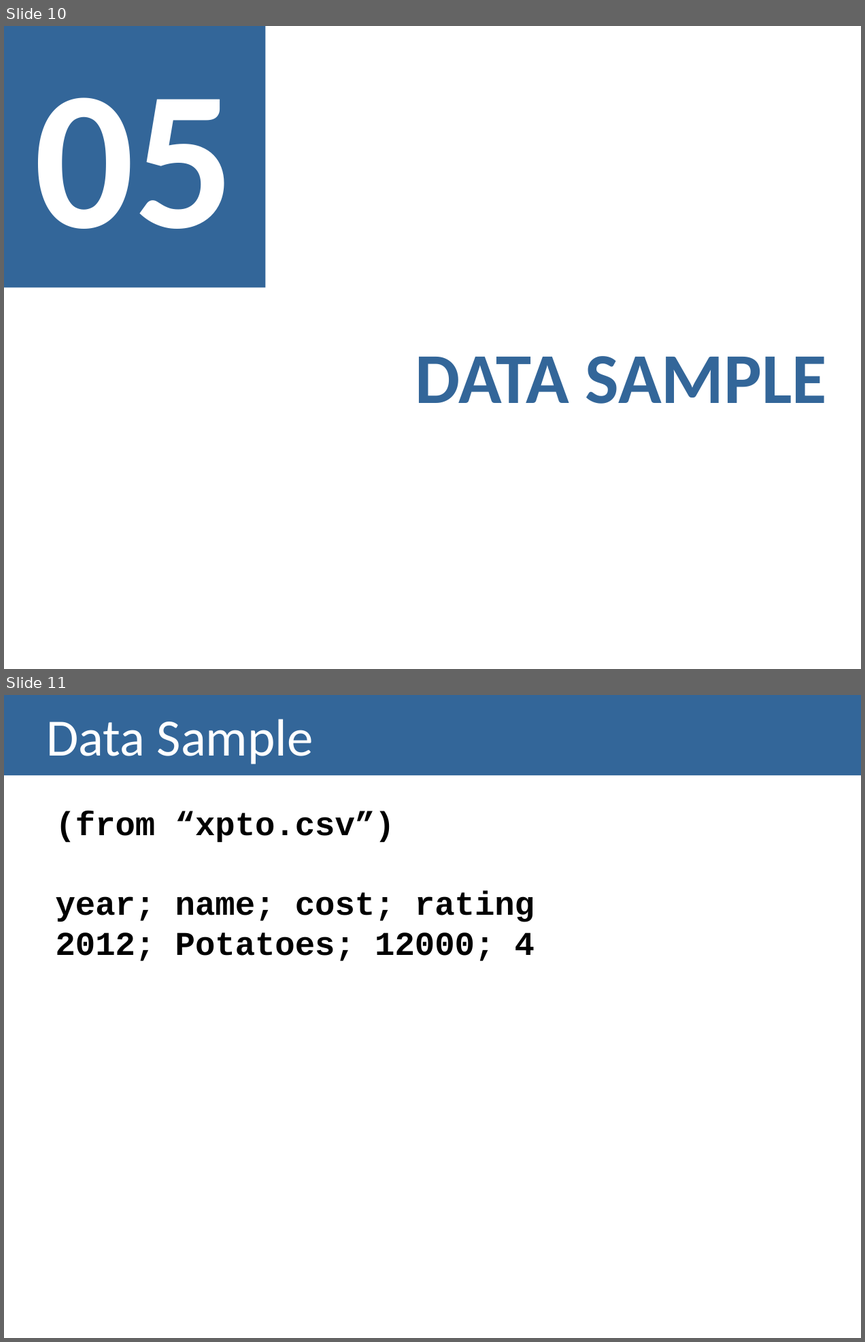
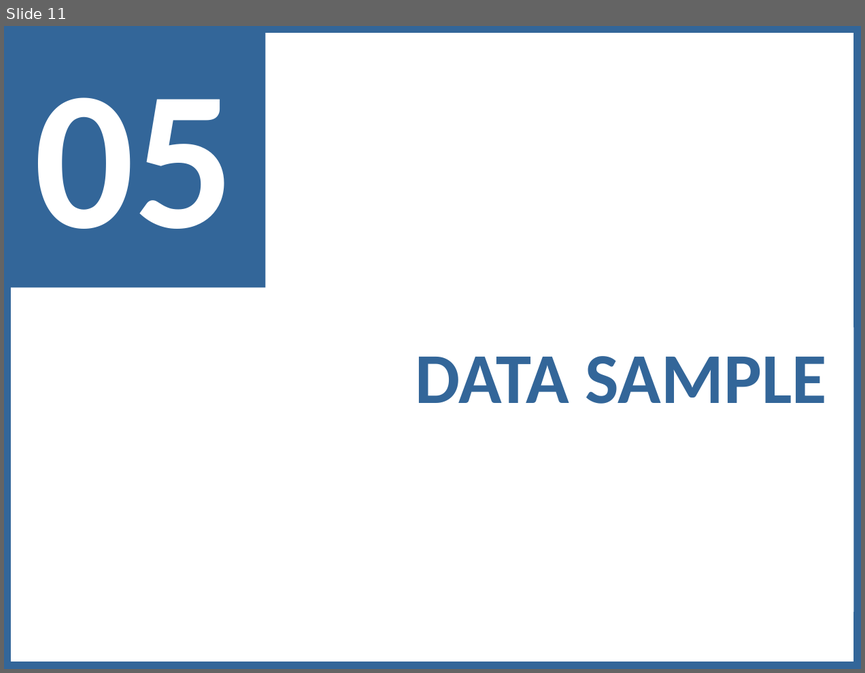
Before and after one commit to lucasrafael98/IV1819-esports, a slide deck: Documentation/Checkpoint I - Presentation.pptx. Shown one above the other, each under a label of ours: slides 10 and 11 before the commit, slide 11 after it. The pictures are 865x1342 and 865x673 pixels, drawn with LibreOffice and Linux fonts; fonts in the diff are those of the drawing. Boxes give left, top, right and bottom in pixels: in the first picture for what was removed or moved away, otherwise in the second. Text is boxed around its words. In the diff, an @@ line names an element or a change of style, - is before the commit and + after.

```diff
--- a/Documentation/Checkpoint I - Presentation.pptx
+++ b/Documentation/Checkpoint I - Presentation.pptx
@@ slide 11 removed at (4, 695, 861, 1338), background #FFFFFF @@
@@ title removed at (4, 695, 861, 775) @@
-Data Sample
@@ text removed at (56, 811, 534, 961) @@
-(from “xpto.csv”)
-year; name; cost; rating
-2012; Potatoes; 12000; 4
@@ what was slide 10 is now slide 11 @@
@@ slide 11 changed as well @@
@@ rectangle added at (4, 26, 861, 669), outline #336699 11.99 pt @@
```
Also in this commit, not shown: 8 other slides changed, 3 slides added, 1 other slide removed, 1 other file.
